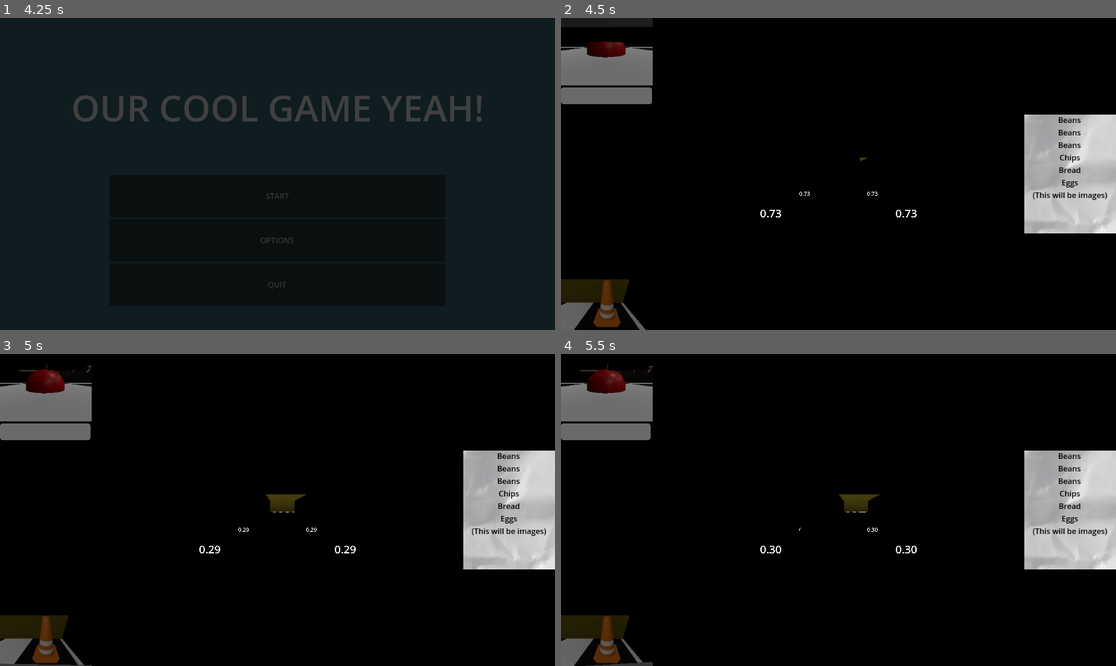
Above: before the commit, frames 1-4 (two rows, left to right).
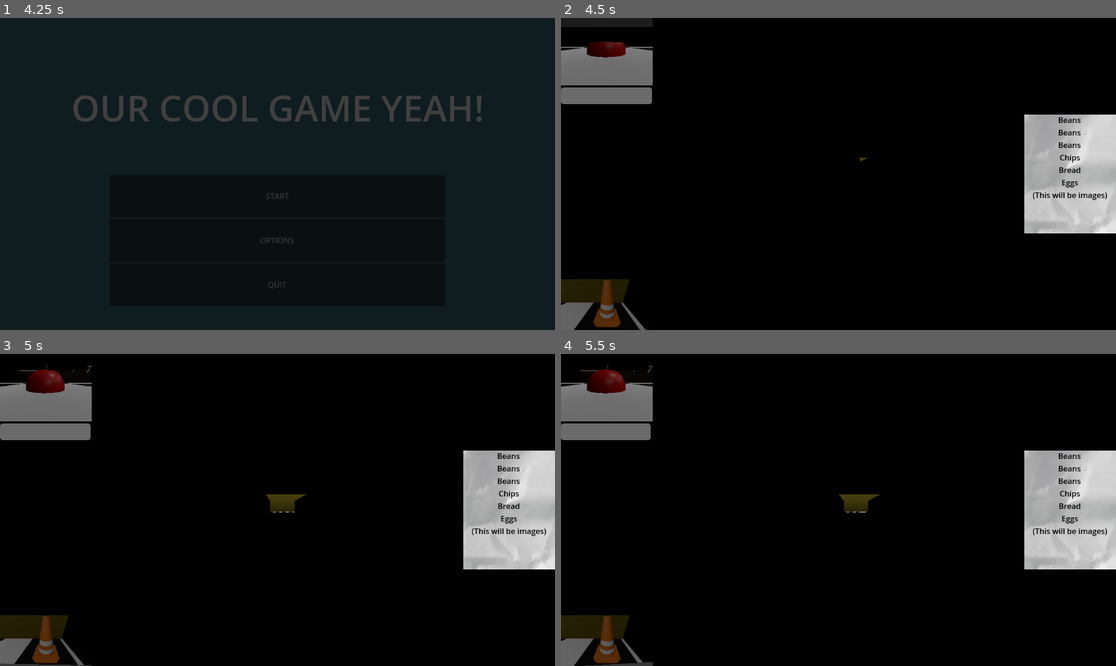
Above: after the commit, the same moments.

Repository: purpletissuebox/gwj80
Game: Godot game, scene res://drivers/root/root.tscn
Same seed, same stepped clock (60 frames per second), same inputs: the game is played once before the commit and once after it.
Inputs:
- Up to frame 1 (4.25 s): tap Enter at 0.5 s; hold Right (ui_right) 0.53-1.28 s; hold Down (ui_down) 1.28-2.03 s; hold Right (ui_right) 2.03-2.78 s; tap Space at 2.75 s; hold Up (ui_up) 2.78-3.53 s; hold Left (ui_left) from 3.53 s (still down)
- Up to frame 2 (4.5 s): release Left (ui_left) at 4.25 s; click "START" at 4.25 s
- Up to frame 3 (5 s): no input
- Up to frame 4 (5.5 s): hold Left (ui_left) from 5.03 s (still down)

Frame 1 is identical in both runs. In frame 2, 0.1% of the frame differs, in the area x 35-65%, y 55-64%; in frame 3, 0.1%; in frame 4, 0.1%.

Commit message:
better folder structure

Diff:
--- a/actors/player/suspension.gd
+++ b/actors/player/movement/suspension.gd
@@ -1,26 +1,27 @@
 extends RayCast3D
 
 @export var car:ShoppingCart
-@onready var label:Label3D = $Label3D
+@onready var sparks:GPUParticles3D = $Area3D/GPUParticles3D
 
 var length:float
 
 func _ready() -> void:
 	self.length = self.target_position.length()
+	self.add_exception(car)
 
 func _physics_process(delta: float) -> void:
 	if self.is_colliding():
 		car.apply_force_relative(spring_force(), self.position + car.center_of_mass)
-	else:
-		self.label.text = "0.00"
 
 func spring_force():
 	var hit_length:float = (self.global_position - self.get_collision_point()).length()
 	var compression:float = 1 - hit_length/self.length
-	self.label.text = "%0.2f" % compression
 
 	var velocity:Vector3 = car.linear_velocity + car.angular_velocity.cross(self.global_position - car.global_position)
 	var upward:Vector3 = self.global_basis.y
 	var upwards_vel:float = velocity.dot(upward)
 
 	return upward*(compression*car.spring_strength - upwards_vel*car.damping)
+
+func do_sparks(_body):
+	sparks.emitting = true
Renamed: actors/player/engine.gd -> actors/player/movement/engine.gd
Renamed: actors/player/engine.gd.uid -> actors/player/movement/engine.gd.uid
Renamed: actors/player/steering.gd -> actors/player/movement/steering.gd
Renamed: actors/player/steering.gd.uid -> actors/player/movement/steering.gd.uid
Renamed: actors/player/suspension.gd.uid -> actors/player/movement/suspension.gd.uid
